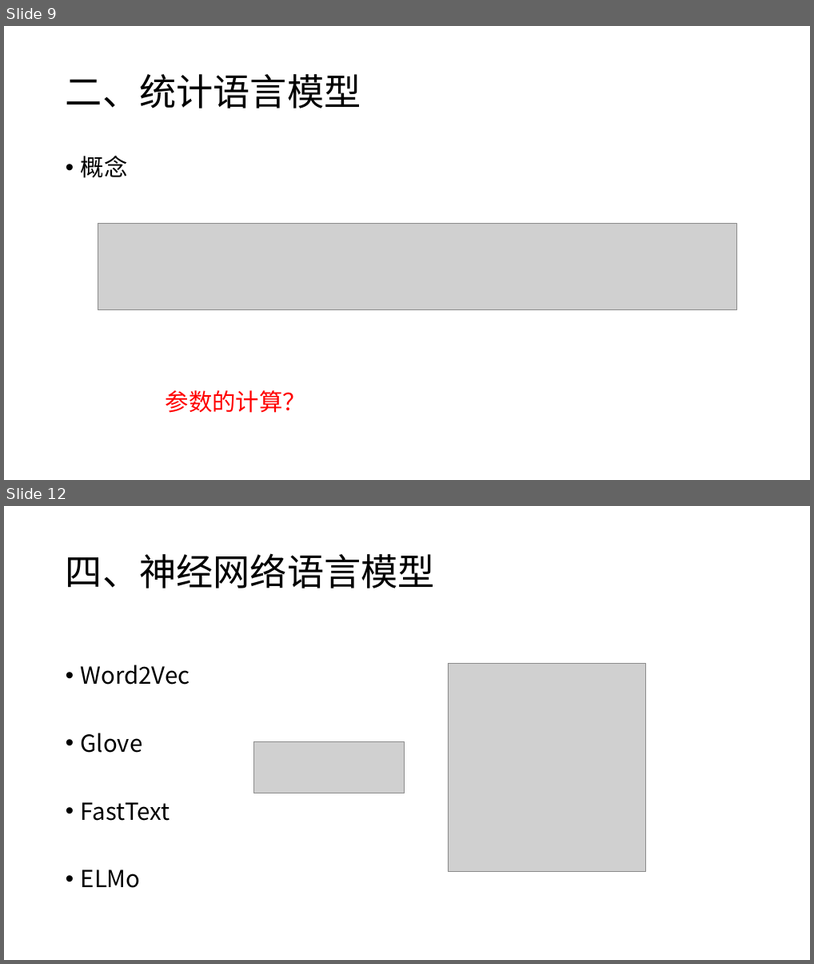
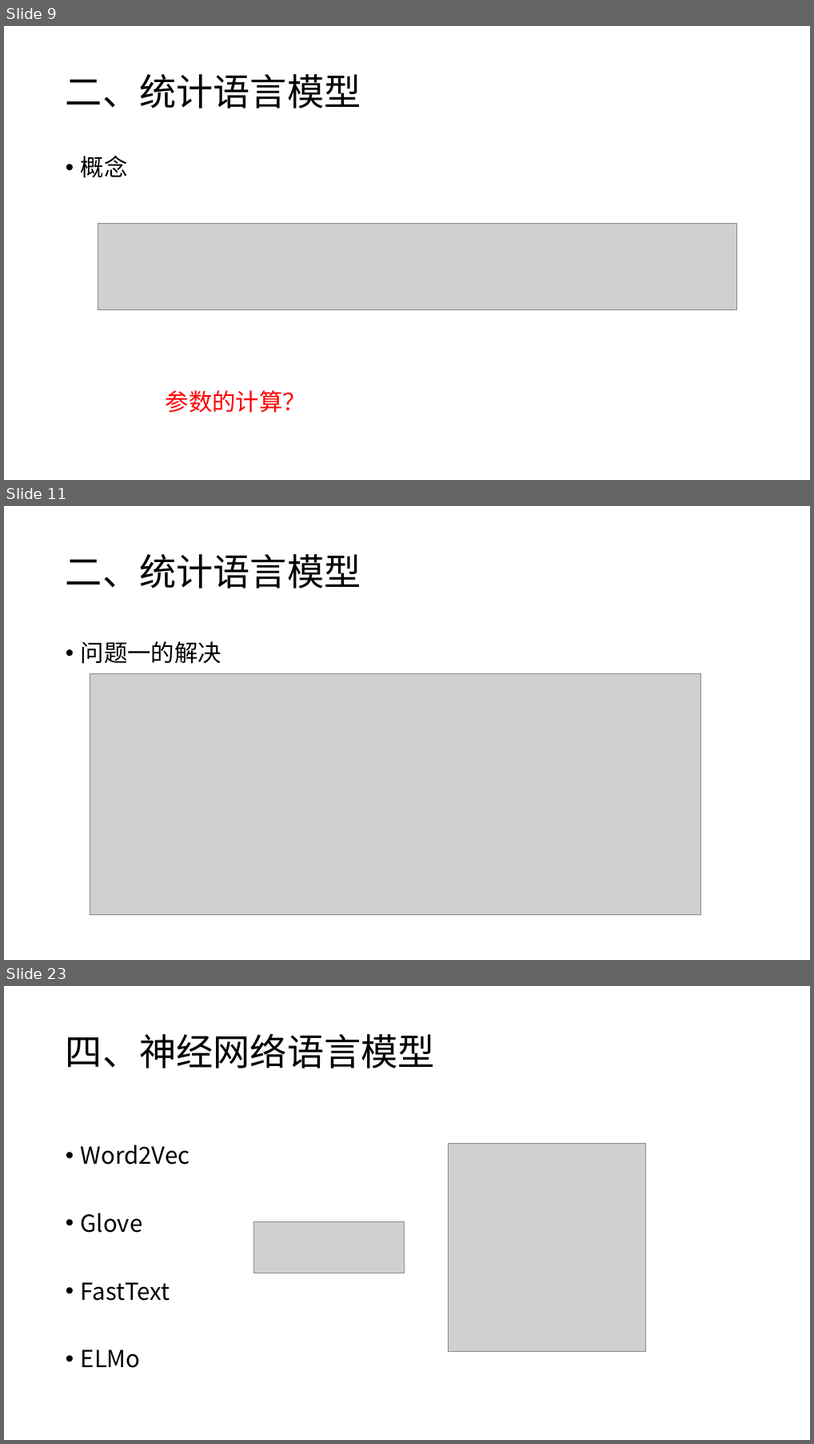
Before and after one commit to charlesXu86/Chatbot_CN, a slide deck: Chatbot_Doc/课程/NLP-4-语言模型.pptx. Shown one above the other, each under a label of ours: slides 9 and 12 before the commit, slides 9, 11 and 23 after it; the slides between them are not shown. The pictures are 814x964 and 814x1444 pixels, drawn with LibreOffice and Linux fonts; fonts in the diff are those of the drawing; grey boxes stand for pictures. Boxes give left, top, right and bottom in pixels: in the first picture for what was removed or moved away, otherwise in the second. Text is boxed around its words. In the diff, an @@ line names an element or a change of style, - is before the commit and + after.

Commit message:
语言模型

```diff
--- a/Chatbot_Doc/课程/NLP-4-语言模型.pptx
+++ b/Chatbot_Doc/课程/NLP-4-语言模型.pptx
@@ slide 11 added at [4, 506, 810, 960], background #FFFFFF @@
@@ title added at [66, 554, 362, 588], 44 pt, text #000000 @@
+二、统计语言模型
@@ text added at [81, 641, 222, 664], 28 pt, text #000000 @@
+• 问题一的解决
@@ picture added at [90, 673, 702, 914] @@
@@ what was slide 12 is now slide 23 @@
```
Also in this commit, not shown: 1 slide changed, 10 other slides added.
